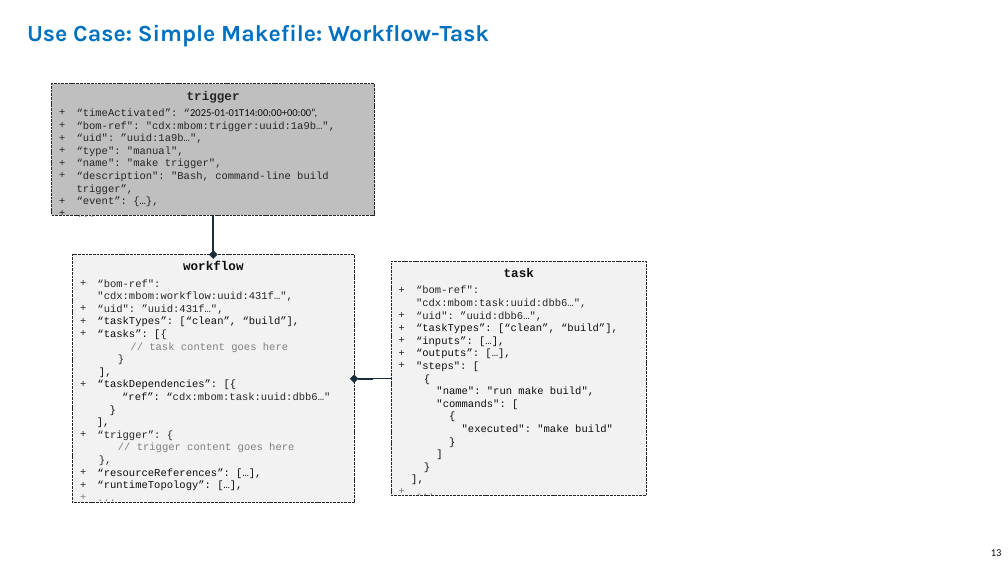
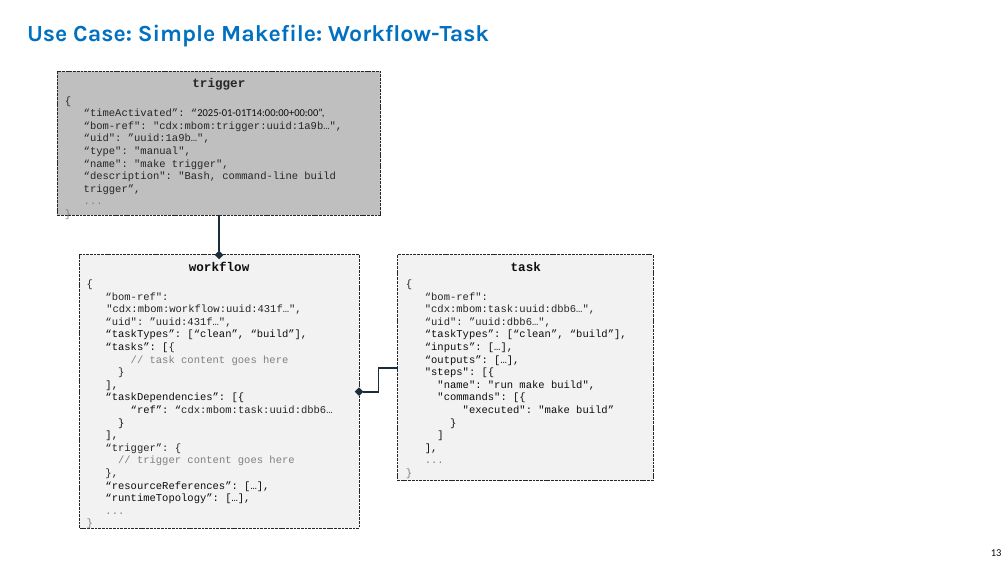
Before and after one commit to CycloneDX/guides, a slide deck: slide 13 of MBOM/en/images/CycloneDX-Formulation-diagrams.pptx. Drawn at 1008x567 pixels with LibreOffice and Linux fonts; fonts in the diff are those of the drawing. Boxes give left, top, right and bottom in pixels: in the first picture for what was removed or moved away, otherwise in the second. Text is boxed around its words. In the diff, an @@ line names an element or a change of style, - is before the commit and + after.

Commit message:
Initial contributions for MBOM guide

```diff
--- a/MBOM/en/images/CycloneDX-Formulation-diagrams.pptx
+++ b/MBOM/en/images/CycloneDX-Formulation-diagrams.pptx
@@ text in rectangle at [57, 71, 380, 215]: paragraph added @@
+{
@@ text in rectangle at [57, 71, 380, 215]: paragraph added @@
+}
@@ rectangle "trigger": place and size @@
-rectangle "trigger" at [51, 84, 375, 215]
+rectangle "trigger" at [57, 71, 380, 215]
@@ text in rectangle at [84, 109, 342, 194]: bullet + to none; list level 1 to 2 in "“timeActivated”: “2025-01-01T14:00:00+00:00”,"; list level 1 to 2 in "“bom-ref": "cdx:mbom:trigger:uuid:1a9b…","; list level 1 to 2 in "“uid": ”uuid:1a9b…","; list level 1 to 2 in "“type": "manual","; list level 1 to 2 in "“name": "make trigger","; list level 1 to 2 in "“description": "Bash, command-line build trigger”,"; list level 1 to 2 in "..." @@
@@ text in rectangle at [77, 197, 127, 204]: paragraph removed @@
-+ “event”: {…},
@@ elbow arrow moved from (213, 254) - (213, 215) to (219, 255) - (219, 215) @@
@@ text in rectangle at [79, 255, 359, 528]: paragraph added @@
+{
@@ text in rectangle at [79, 255, 359, 528]: paragraph added @@
+}
@@ rectangle "workflow": place and size @@
-rectangle "workflow" at [73, 254, 354, 503]
+rectangle "workflow" at [79, 255, 359, 528]
@@ text in rectangle at [398, 255, 653, 481]: paragraph added @@
+{
@@ text in rectangle at [398, 255, 653, 481]: paragraph removed @@
-}
@@ text in rectangle at [398, 255, 653, 481]: paragraph added @@
+}
@@ rectangle "task": place and size @@
-rectangle "task" at [391, 261, 647, 495]
+rectangle "task" at [398, 255, 653, 481]
@@ text in rectangle at [425, 262, 627, 390]: indent changed; bullet + to none; list level 1 to 2 in "“bom-ref": "cdx:mbom:task:uuid:dbb6…","; list level 1 to 2 in "“uid": ”uuid:dbb6…","; list level 1 to 2 in "“taskTypes”: [“clean”, “build”],"; list level 1 to 2 in "“inputs”: […],"; list level 1 to 2 in "“outputs”: […],"; list level 1 to 2 in ""name": "run make build","; list level 1 to 2 in "}"; list level 1 to 2 in "]"; list level 1 to 2 in "],"; list level 1 to 2 in "..." @@
@@ text in rectangle at [105, 292, 308, 503]: bullet + to none; list level 1 to 2 in "“bom-ref": "cdx:mbom:workflow:uuid:431f…","; list level 1 to 2 in "“uid": ”uuid:431f…","; list level 1 to 2 in "“taskTypes”: [“clean”, “build”],"; list level 1 to 2 in "“tasks”: [{"; list level 1 to 2 in "// task content goes here"; list level 1 to 2 in "}"; list level 1 to 2 in "],"; list level 1 to 2 in "“taskDependencies”: [{"; list level 1 to 2 in "“trigger”: {"; list level 1 to 2 in "// trigger content goes here"; list level 1 to 2 in "},"; list level 1 to 2 in "“resourceReferences”: […],"; list level 1 to 2 in "“runtimeTopology”: […],"; list level 1 to 2 in "..." @@
@@ elbow arrow moved from (354, 379) - (391, 378) to (359, 392) - (398, 368) @@
@@ text in rectangle at [425, 368, 475, 377]: text changed @@
-+ "steps": [
-{
+  "steps": [{
@@ text in rectangle at [131, 406, 333, 413]: text changed @@
-“ref”: “cdx:mbom:task:uuid:dbb6…"
+  “ref”: “cdx:mbom:task:uuid:dbb6…
@@ text in rectangle at [437, 393, 614, 413]: text changed @@
-"commands": [
-{
-"executed": "make build"
+  "commands": [{
+  "executed": "make build”
```
Also in this commit, not shown: 2 other slides changed, 4 other files.
